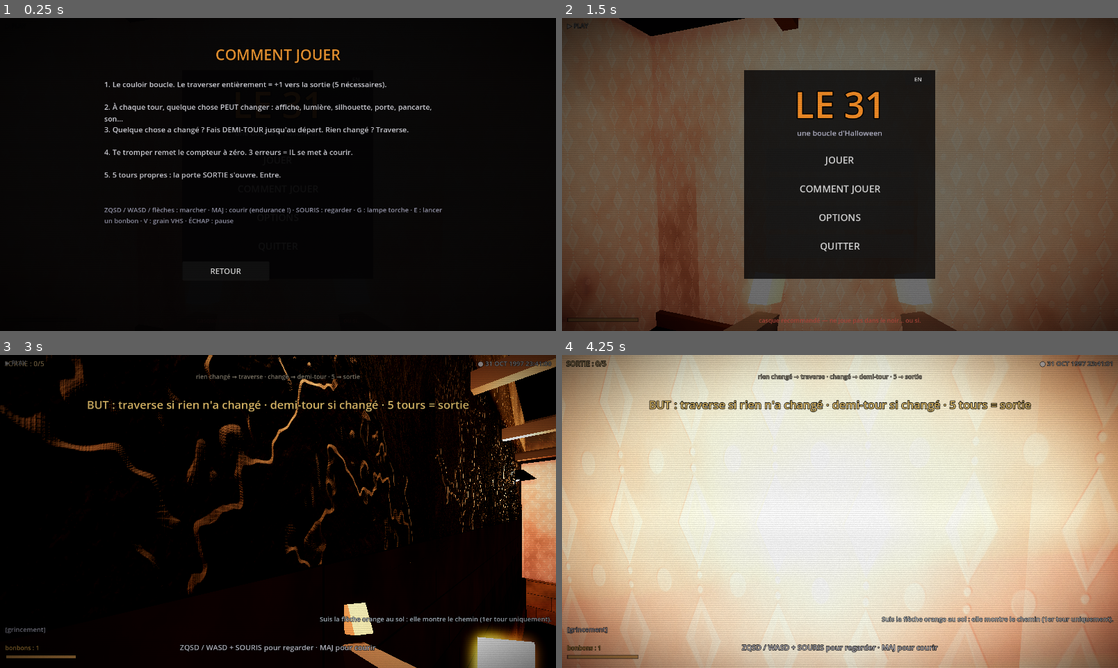
Above: before the commit, frames 1-4 (two rows, left to right).
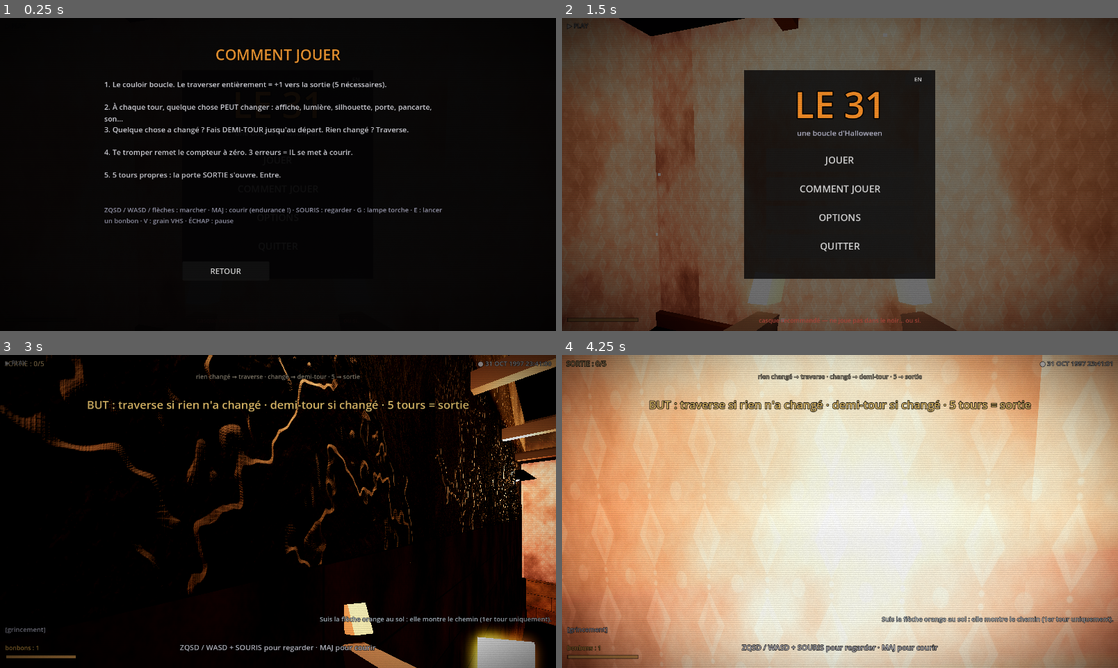
Above: after the commit, the same moments.

Repository: articro/le-31
Game: Godot game, scene res://scenes/main.tscn
Two runs of this game, one before a commit and one after it. Both use one fixed random seed, a clock stepped at 60 frames per second and the inputs below.
Inputs (mouse positions are in pixels of both pictures, inside the frame that each line leads up to):
- Up to frame 1 (0.25 s): no input
- Up to frame 2 (1.5 s): click "OPTIONS" at 0.5 s; click "RETOUR" at 1.25 s
- Up to frame 3 (3 s): click "JOUER" at 2 s; tap Enter at 2.75 s; move the mouse to (400, 495) at 2.77 s; hold D from 2.78 s (still down); tap G at 2.85 s; click (400, 495) at 2.92 s
- Up to frame 4 (4.25 s): tap Space at 3.02, 3.77 s; move the mouse to (812, 511) at 3.52 s; release D at 3.53 s; hold W from 3.53 s (still down); tap G at 3.6 s

The runs differ from the first frame. In frame 2, 6.5% of the frame differs, in the area x 0-100%, y 0-100%; in frame 3, 1.1%; in frame 4, 43%.

Commit message:
v7 - 4K reels (albedos+normals sol/mur par bandes sans couture), audio 44.1 kHz stereo, poussiere dans le faisceau, FOV kick sprint

Diff:
--- a/scripts/main.gd
+++ b/scripts/main.gd
@@ -276,6 +276,7 @@
 var hands: Node3D = null
 var headlamp: SpotLight3D = null
 var headlamp_on := true
+var dust: GPUParticles3D = null
 var candies := {}
 var pocket := 1
 var candy_offer := []
@@ -910,6 +911,30 @@
 	headlamp.shadow_enabled = false
 	headlamp.position = Vector3(0, -0.05, 0)
 	cam.add_child(headlamp)
+	dust = GPUParticles3D.new()
+	dust.amount = 140
+	dust.lifetime = 6.0
+	var pm := ParticleProcessMaterial.new()
+	pm.emission_shape = ParticleProcessMaterial.EMISSION_SHAPE_BOX
+	pm.emission_box_extents = Vector3(1.3, 1.0, 2.2)
+	pm.spread = 180.0
+	pm.direction = Vector3(0, 0, 0)
+	pm.initial_velocity_min = 0.02
+	pm.initial_velocity_max = 0.07
+	pm.gravity = Vector3(0, 0, 0)
+	pm.scale_min = 0.6
+	pm.scale_max = 1.5
+	var dsm := StandardMaterial3D.new()
+	dsm.transparency = BaseMaterial3D.TRANSPARENCY_ALPHA
+	dsm.albedo_color = Color(1.0, 0.97, 0.9, 0.55)
+	dsm.billboard_mode = BaseMaterial3D.BILLBOARD_ENABLED
+	var qm := QuadMesh.new()
+	qm.size = Vector2(0.02, 0.02)
+	qm.material = dsm
+	dust.draw_pass_1 = qm
+	dust.process_material = pm
+	dust.position = Vector3(0, 0, -2.2)
+	cam.add_child(dust)
 	hands = Node3D.new()
 	hands.position = Vector3(0, -0.36, -0.55)
 	cam.add_child(hands)
@@ -1788,6 +1813,7 @@
 			if ev.keycode == KEY_G:
 				headlamp_on = not headlamp_on
 				headlamp.visible = headlamp_on
+				dust.emitting = headlamp_on
 				play("creak", -14.0, 1.6)
 			if ev.keycode == KEY_F1:
 				hud_on = not hud_on
@@ -1906,6 +1932,7 @@
 		else:
 			stamina = minf(1.0, stamina + d * 0.16)
 		mv = mv.normalized() * (5.6 if want_sprint else 3.4)
+		cam.fov = lerpf(cam.fov, 78.0 + (5.0 if want_sprint else 0.0) + (1.5 if stamina < 0.2 else 0.0), 0.1)
 		player.velocity = Vector3(mv.x, 0, mv.z)
 		bob += d * (9.5 if want_sprint else 6.5)
 		if fmod(bob, TAU) < d * (9.5 if want_sprint else 6.5):
@@ -1924,6 +1951,7 @@
 	if stamina < 0.25 and fmod(run_time, 1.3) < d:
 		play("heart", -6.0)
 	stam_fill.size.x = 160.0 * stamina
+	dust.emitting = headlamp_on and state == "play"
 	if tension_pl != null:
 		if chasing and not tension_pl.playing:
 			tension_pl.play()
Not shown, changed: assets/audio/breath.wav.import
Not shown, changed: assets/audio/chime.wav.import
Not shown, changed: assets/audio/creak.wav.import
Not shown, changed: assets/audio/drone.wav.import
Not shown, changed: assets/audio/heart.wav.import
Not shown, changed: assets/audio/house.wav.import
Not shown, changed: assets/audio/scare.wav.import
Not shown, changed: assets/audio/step.wav.import
Not shown, changed: assets/audio/sting.wav.import
Not shown, changed: assets/audio/tension.wav.import
Not shown, changed: assets/audio/whisper.wav.import
Not shown, changed: assets/audio/wind.wav.import
(and 52 more such lines)
